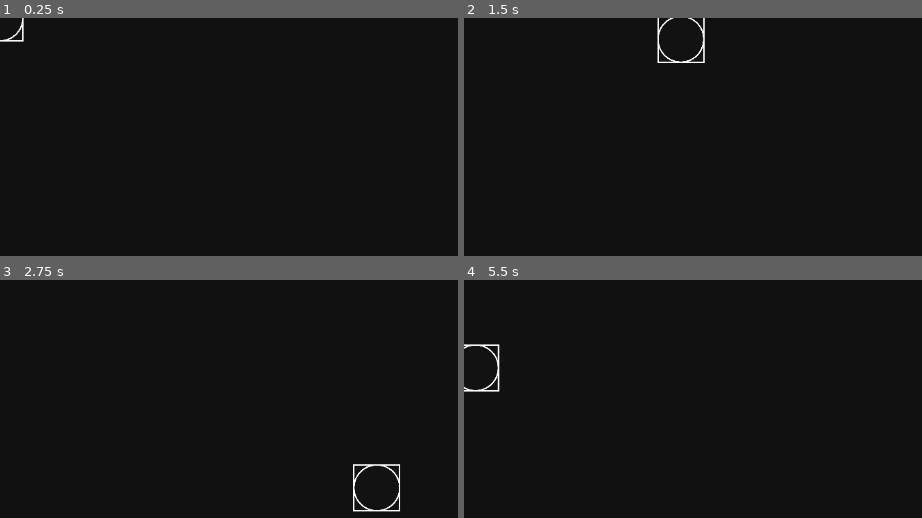
Above: before the commit, frames 1-4 (two rows, left to right).
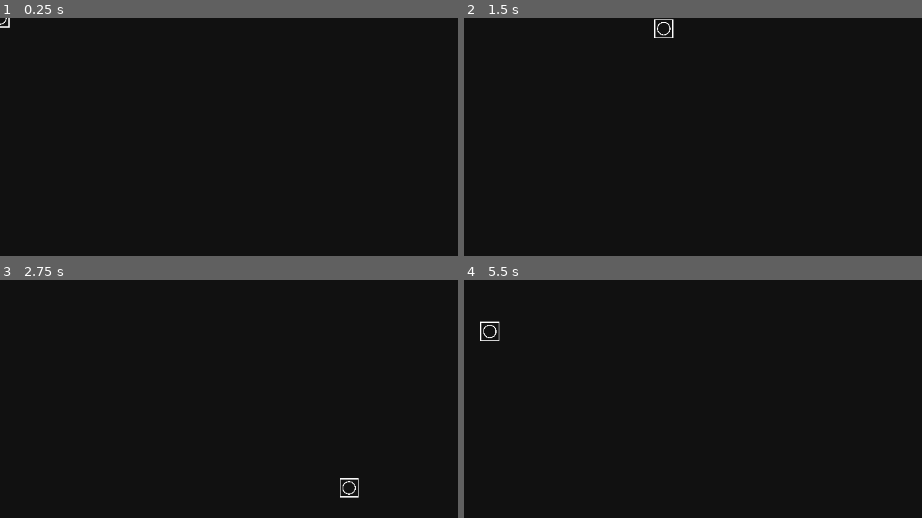
Above: after the commit, the same moments.

Repository: MemeCake789/Base01
Game: Godot game, scene res://main.tscn
Two runs of this game, one before a commit and one after it. Both use one fixed random seed, a clock stepped at 60 frames per second and the inputs below.
Inputs:
- Up to frame 1 (0.25 s): no input
- Up to frame 2 (1.5 s): tap Enter at 0.5 s; hold D (move_right) 0.53-1.28 s; hold S (move_down) from 1.28 s (still down)
- Up to frame 3 (2.75 s): release S (move_down) at 2.03 s; hold D (move_right) from 2.03 s (still down)
- Up to frame 4 (5.5 s): release D (move_right) at 2.78 s; hold W (move_up) 2.78-3.53 s; hold A (move_left) 3.53-5.03 s; hold S (move_down) from 5.03 s (still down)

The runs differ from the first frame. In frame 1, 0.2% of the frame differs, in the area x 0-6%, y 0-11%; in frame 2, 0.5%; in frame 3, 0.6%, in the area x 74-88%, y 77-98%; in frame 4, 0.5%.

Commit message:
Image Change

Diff:
--- a/player.gd
+++ b/player.gd
@@ -1,10 +1,10 @@
 extends CharacterBody2D
 
-var speed = 400  # Maximum speed in pixels/sec
-var acceleration = 2000  # How quickly to reach max speed
-var friction = 1000  # How quickly to slow down
+var speed = 400  			# Maximum speed in pixels/sec
+var acceleration = 1000  	# How quickly to reach max speed
+var friction = 500  		# How quickly to slow down
 
-func _physics_process(delta):
+func _physics_process(delta)	:
 	# Get input direction vector
 	var direction = Input.get_vector("move_left", "move_right", "move_up", "move_down")
 
--- a/player.tscn
+++ b/player.tscn
@@ -7,6 +7,7 @@
 size = Vector2(70, 70)
 
 [node name="Player" type="CharacterBody2D"]
+scale = Vector2(0.404858, 0.404858)
 script = ExtResource("1_avse6")
 
 [node name="CollisionShape2D" type="CollisionShape2D" parent="."]
Binary file changed: Image.png
Binary file removed: Player.png
Not shown, removed: Player.png.import
